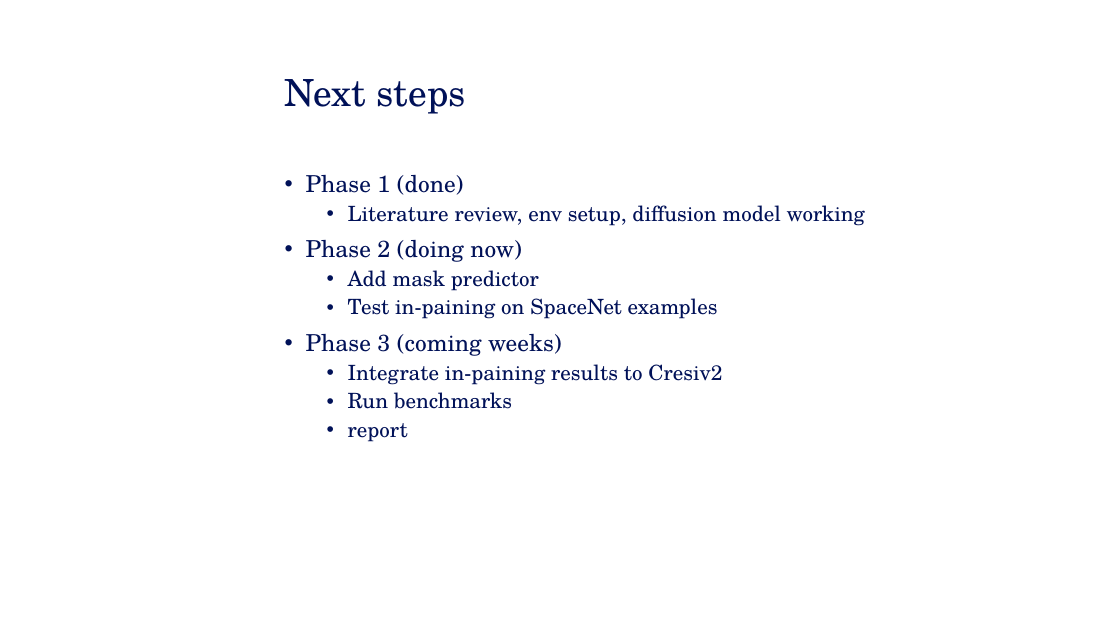
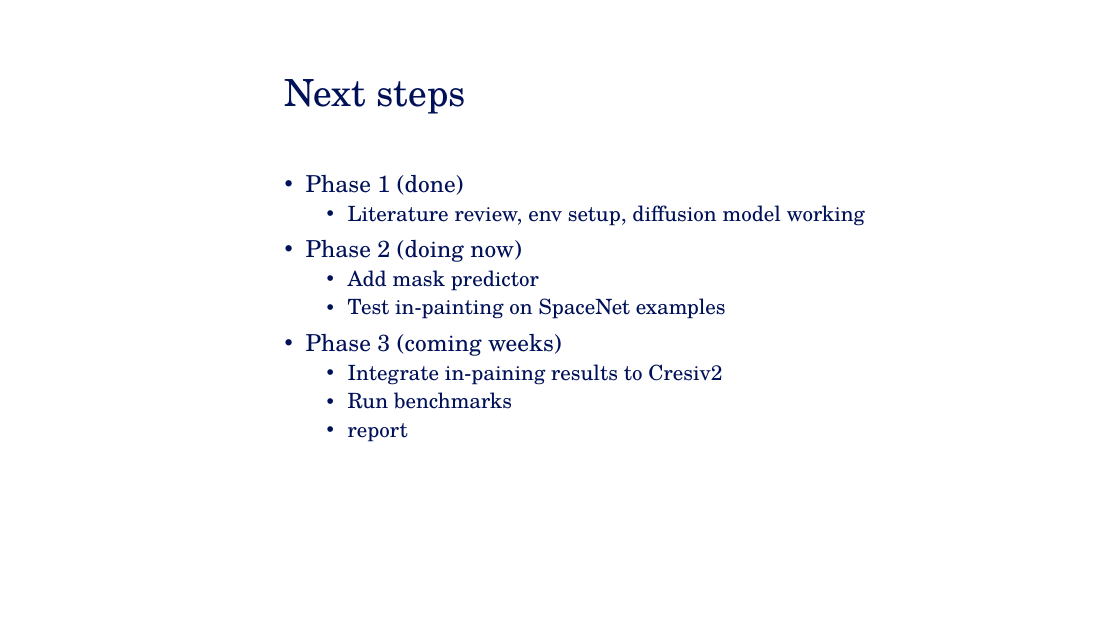
Before and after one commit to Plantius/UC-Final, a slide deck: slide 10 of presentation.pptx. Drawn at 1120x630 pixels with LibreOffice and Linux fonts; fonts in the diff are those of the drawing. Boxes give left, top, right and bottom in pixels: in the first picture for what was removed or moved away, otherwise in the second. Text is boxed around its words. In the diff, an @@ line names an element or a change of style, - is before the commit and + after.

```diff
--- a/presentation.pptx
+++ b/presentation.pptx
@@ text at (348,298,726,319): text changed @@
-  • Test in-paining on SpaceNet examples
+  • Test in-painting on SpaceNet examples
```
Also in this commit, not shown: 3 other slides changed.
